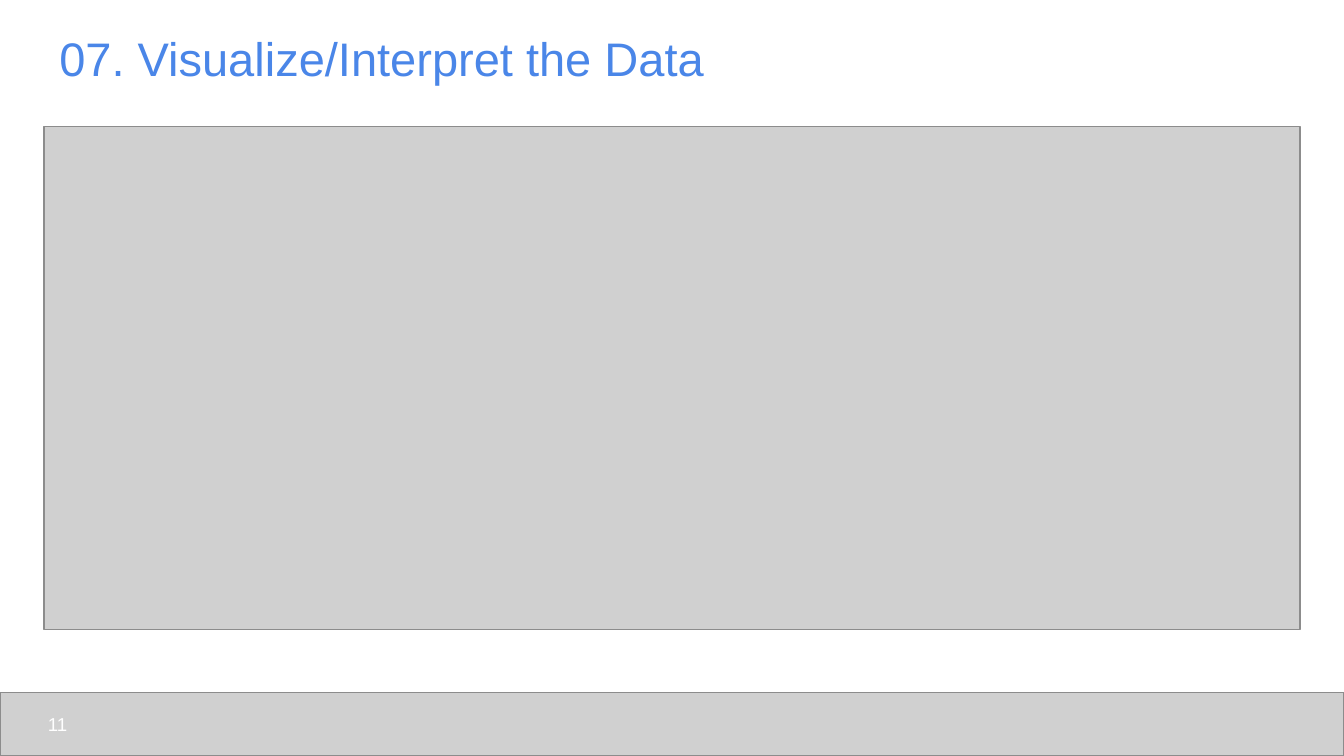
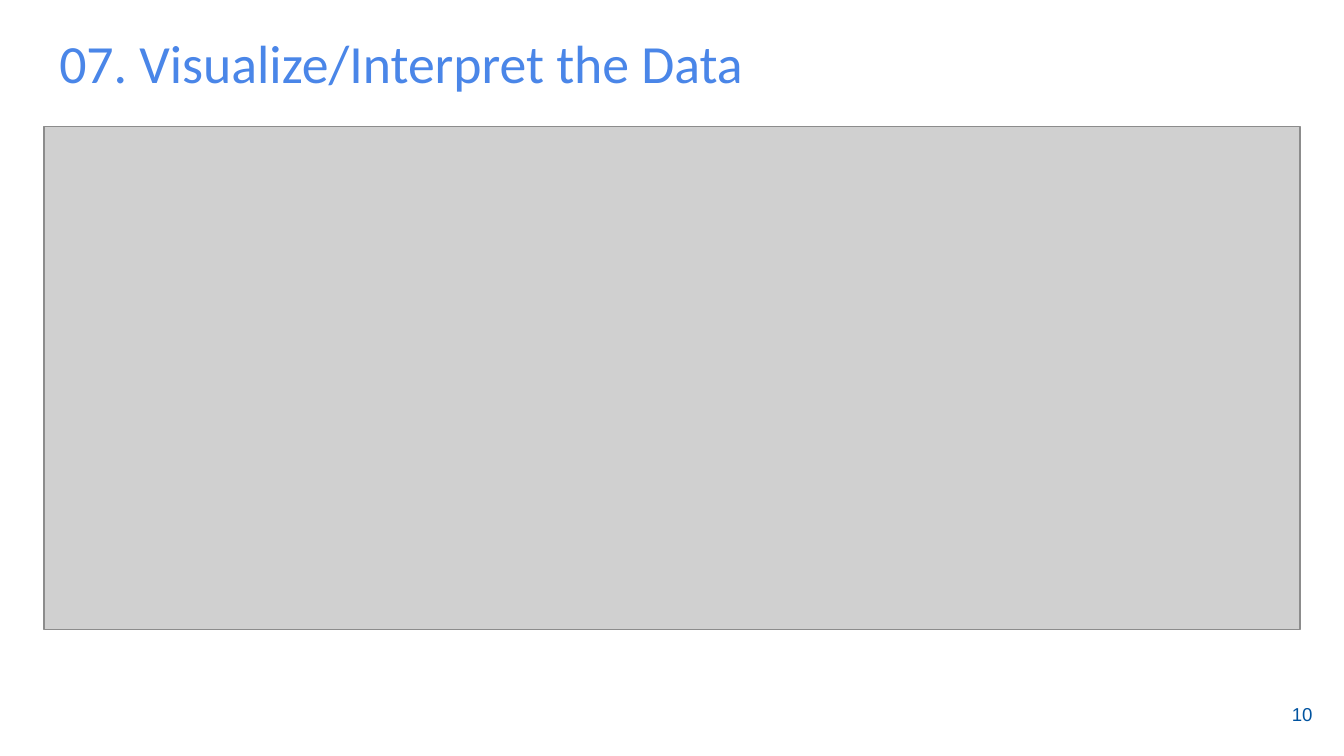
Before and after one commit to udel-cbcb/NIGMS-Sandbox-UD, a slide deck: slide 11 of Submodule_2/Lectures/Submodule_2_Lecture_1_Data_Science_Life_Cycle.pptx. Drawn at 1344x756 pixels with LibreOffice and Linux fonts; fonts in the diff are those of the drawing; grey boxes stand for pictures; background and template pictures are left out. Boxes give left, top, right and bottom in pixels: in the first picture for what was removed or moved away, otherwise in the second. Text is boxed around its words. In the diff, an @@ line names an element or a change of style, - is before the commit and + after.

```diff
--- a/Submodule_2/Lectures/Submodule_2_Lecture_1_Data_Science_Life_Cycle.pptx
+++ b/Submodule_2/Lectures/Submodule_2_Lecture_1_Data_Science_Life_Cycle.pptx
@@ title "07. Visualize/Interpret the Data" at [59,45,742,92]: size 25.2 to 28.8 pt, font Arial to Calibri @@
@@ picture removed at [0,692,1344,755] @@
@@ page number removed at [48,719,67,731] @@
-11
@@ page number added at [1292,708,1313,721], 10 pt, text #00539F @@
+10
```
Also in this commit, not shown: 9 other slides changed, 3 slides added, 2 slides removed, 3 other files.
